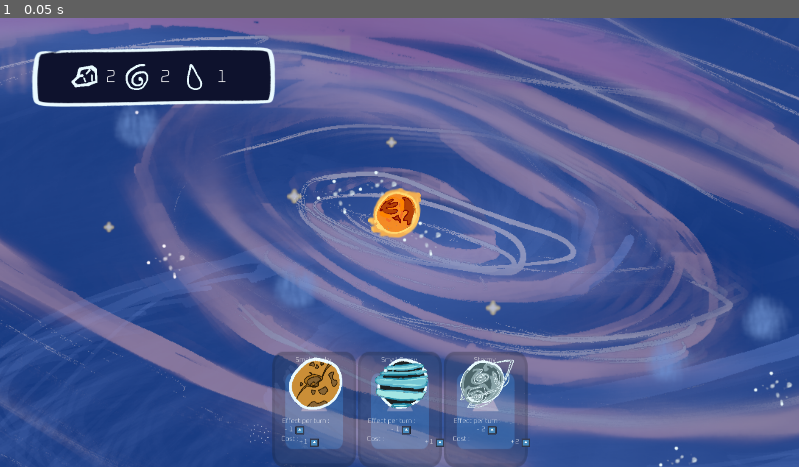
Above: before the commit, frame 1.
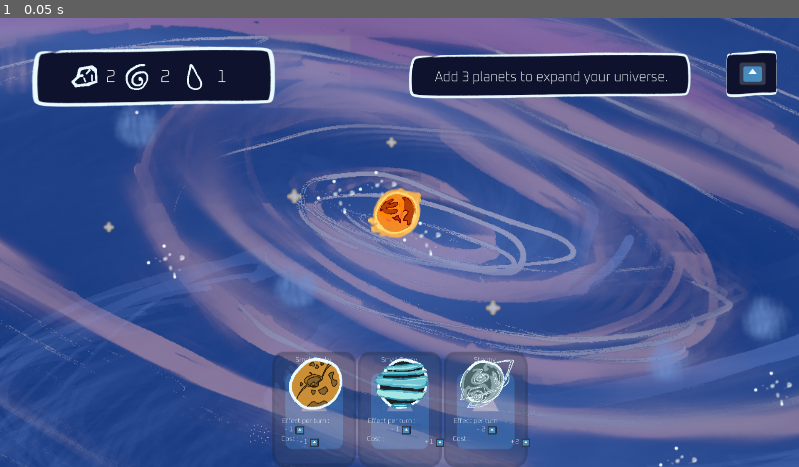
Above: after the commit, the same moment.

Repository: CorailleHorn/Godot-Wild-Jam-85
Game: Godot game, scene res://Scenes/main.tscn
The game is run twice, just before and just after one commit, with the same random seed, the same clock (stepped at 60 frames per second) and the same inputs. The engine's default icon, where the game draws it, is replaced by a stand-in: a white triangle on a blue panel in a dark square.
Inputs:
- Up to frame 1 (0.05 s): no input

The runs differ from the first frame. In frame 1, 4.0% of the frame differs, in the area x 51-98%, y 7-19%.

Commit message:
UI quests
#14 done

Diff:
--- a/Scenes/UI/UI.tscn
+++ b/Scenes/UI/UI.tscn
@@ -6,6 +6,8 @@
 [ext_resource type="Texture2D" uid="uid://bosfg1t8b0al4" path="res://Assets/UI/resource_background.png" id="4_oqha6"]
 [ext_resource type="Texture2D" uid="uid://cb4htkbjfcrwr" path="res://Assets/resources/resource_gaz.png" id="5_7tgkj"]
 [ext_resource type="Texture2D" uid="uid://b27dc3c10rved" path="res://Assets/resources/resource_flotte.png" id="6_jevvu"]
+[ext_resource type="Texture2D" uid="uid://cmh1vrl1ms3td" path="res://Assets/UI/quest_background.png" id="7_jevvu"]
+[ext_resource type="Texture2D" uid="uid://e0hvarrj26gx" path="res://Assets/icon.svg" id="8_w8wei"]
 
 [sub_resource type="Theme" id="Theme_b83rk"]
 
@@ -106,3 +108,90 @@
 text = "0"
 horizontal_alignment = 1
 vertical_alignment = 1
+
+[node name="QuestBar" type="Control" parent="UI"]
+custom_minimum_size = Vector2(200, 200)
+layout_mode = 1
+anchor_left = 0.501042
+anchor_top = 0.0037037
+anchor_right = 0.866
+anchor_bottom = 0.037963
+offset_right = -0.720093
+offset_bottom = 200.0
+grow_horizontal = 0
+metadata/_edit_use_anchors_ = true
+
+[node name="Background" type="TextureRect" parent="UI/QuestBar"]
+layout_mode = 1
+anchors_preset = -1
+anchor_left = 0.469
+anchor_right = 0.469
+offset_left = -308.3
+offset_top = 79.0
+offset_right = 369.7
+offset_bottom = 190.0
+grow_horizontal = 0
+texture = ExtResource("7_jevvu")
+
+[node name="Label" type="Label" parent="UI/QuestBar"]
+layout_mode = 0
+offset_left = 47.0
+offset_top = 100.0
+offset_right = 680.0
+offset_bottom = 177.0
+theme_override_font_sizes/font_size = 32
+text = "Add 3 planets to expand your universe."
+horizontal_alignment = 1
+vertical_alignment = 1
+
+[node name="Setting" type="Control" parent="UI"]
+layout_mode = 1
+anchors_preset = 1
+anchor_left = 1.0
+anchor_right = 1.0
+offset_left = -212.0
+offset_bottom = 232.0
+grow_horizontal = 0
+
+[node name="Background" type="TextureRect" parent="UI/Setting"]
+layout_mode = 1
+anchors_preset = -1
+anchor_left = 0.175
+anchor_top = 0.336
+anchor_right = 0.175
+anchor_bottom = 0.336
+offset_left = -0.100002
+offset_top = 0.0479965
+offset_right = 121.9
+offset_bottom = 113.048
+texture = ExtResource("7_jevvu")
+expand_mode = 1
+
+[node name="IconSetting" type="TextureRect" parent="UI/Setting"]
+layout_mode = 1
+anchors_preset = -1
+anchor_left = 0.209
+anchor_top = 0.379
+anchor_right = 0.209
+anchor_bottom = 0.379
+offset_left = 23.692
+offset_top = 18.072
+offset_right = 88.692
+offset_bottom = 74.072
+texture = ExtResource("8_w8wei")
+expand_mode = 1
+
+[node name="setting_btn" type="Button" parent="UI/Setting"]
+modulate = Color(1, 1, 1, 0)
+layout_mode = 1
+anchors_preset = -1
+anchor_left = 0.204
+anchor_top = 0.387
+anchor_right = 0.204
+anchor_bottom = 0.387
+offset_left = 1.752
+offset_top = 1.216
+offset_right = 111.752
+offset_bottom = 88.216
+
+[connection signal="button_down" from="UI/Setting/setting_btn" to="UI" method="_on_setting_btn_button_down"]
--- a/Scenes/UI/ui.gd
+++ b/Scenes/UI/ui.gd
@@ -27,3 +27,8 @@
 
 func _on_update_gaz(value:int):
 	$ResourcesBar/Resources/ValueGaz.text = str(value)
+
+
+func _on_setting_btn_button_down() -> void:
+	#TODO : afficher une interface avec possibilité de reload la game, retourner au menutruc comme ça
+	pass # Replace with function body.
Not shown: 1 places in Scenes/UI/UI.tscn that only renumber resources
